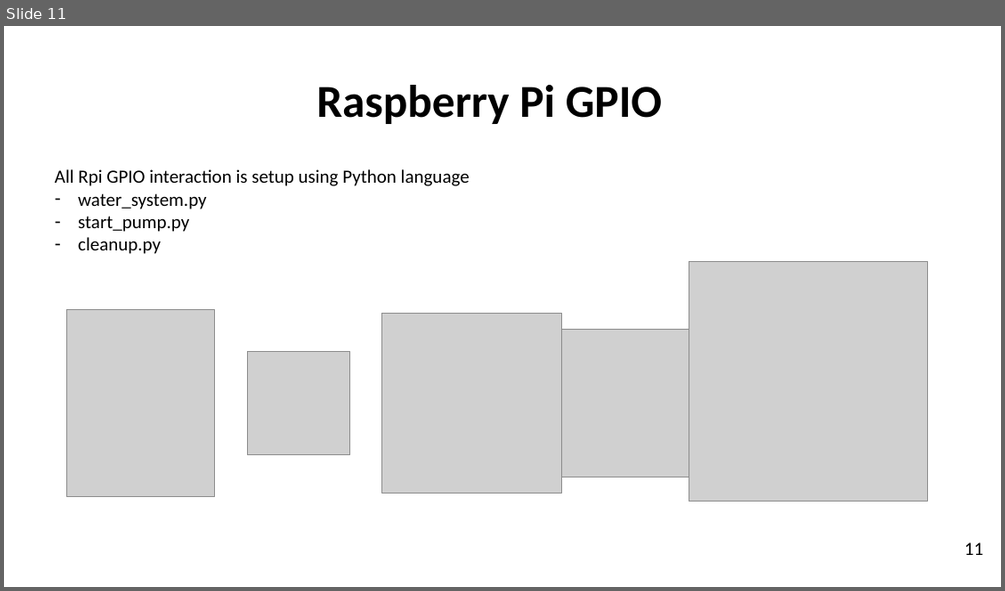
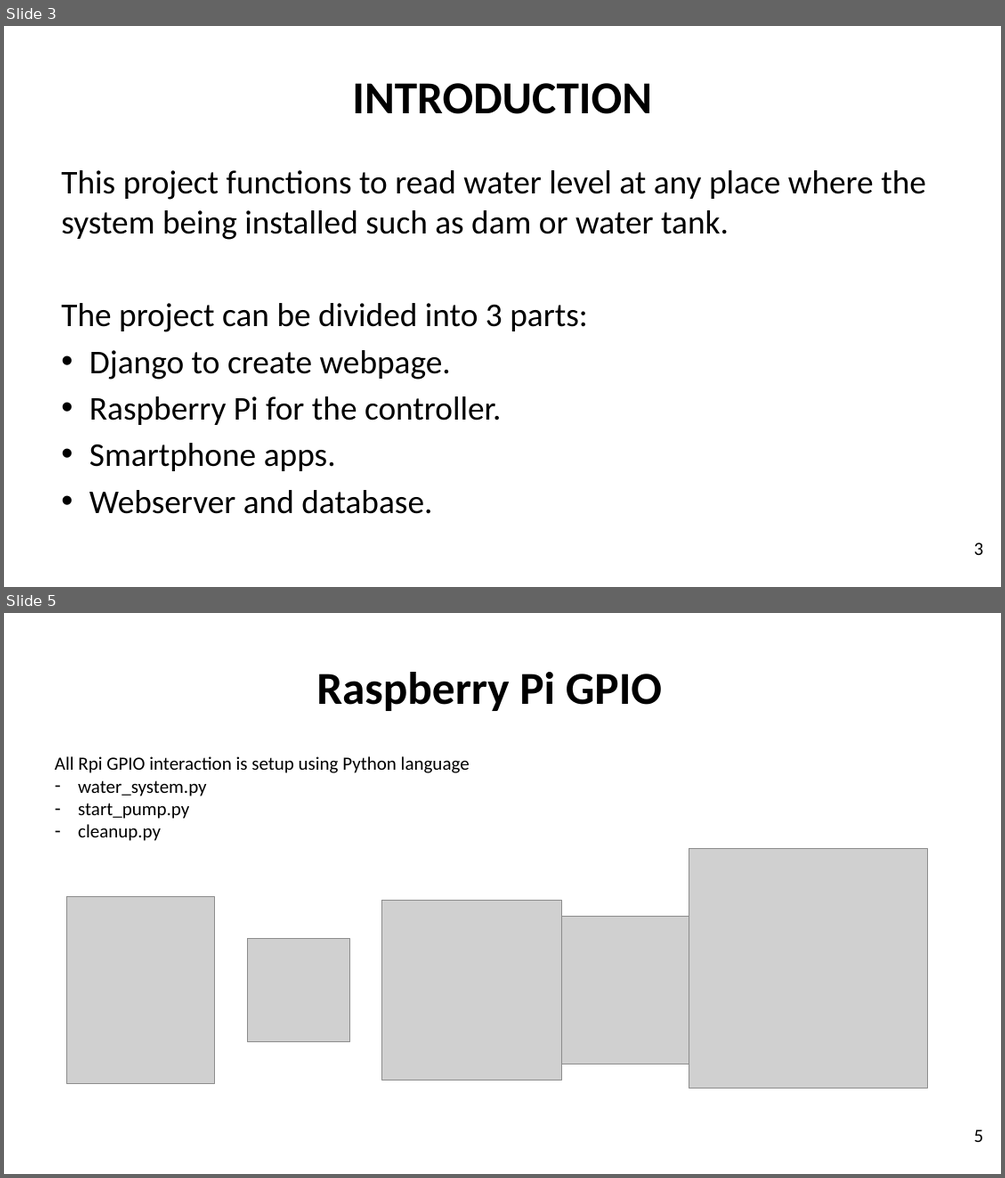
Before and after one commit to SoftwareEgineeringWaterDetectionSystem/Smart_Water_Level_Detection_System, a slide deck: software engineering slide.pptx. Shown one above the other, each under a label of ours: slide 11 before the commit, slides 3 and 5 after it; the slides between them are not shown. The pictures are 1005x591 and 1005x1178 pixels, drawn with LibreOffice and Linux fonts; fonts in the diff are those of the drawing; grey boxes stand for pictures; background and template pictures are left out. Boxes give left, top, right and bottom in pixels: in the first picture for what was removed or moved away, otherwise in the second. Text is boxed around its words. In the diff, an @@ line names an element or a change of style, - is before the commit and + after.

```diff
--- a/software engineering slide.pptx
+++ b/software engineering slide.pptx
@@ slide 3 added at (4, 26, 1001, 587), background picture (left out) @@
@@ title added at (352, 83, 652, 114), 44 pt, text #000000, bold @@
+INTRODUCTION
@@ text added at (61, 170, 926, 514), 32 pt, text #000000 @@
+This project functions to read water level at any place where the system being installed such as dam or water tank.
+The project can be divided into 3 parts:
+• Django to create webpage.
+• Raspberry Pi for the controller.
+• Smartphone apps.
+• Webserver and database.
@@ page number added at (974, 542, 984, 555), 18 pt, text #000000 @@
+3
@@ what was slide 11 is now slide 5 @@
@@ page number at (974, 1129, 984, 1142): text changed @@
-11
+5
```
Also in this commit, not shown: 8 slides changed, 2 other slides added, 1 other file.
